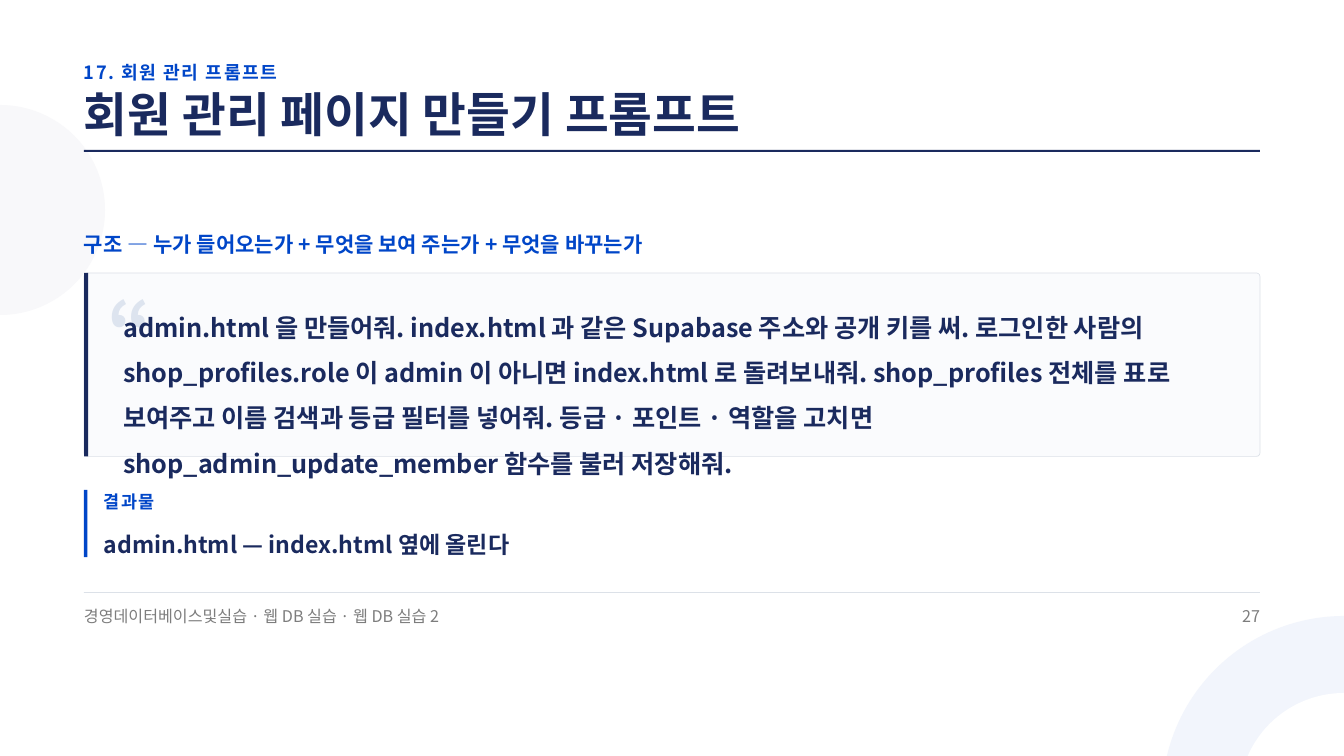
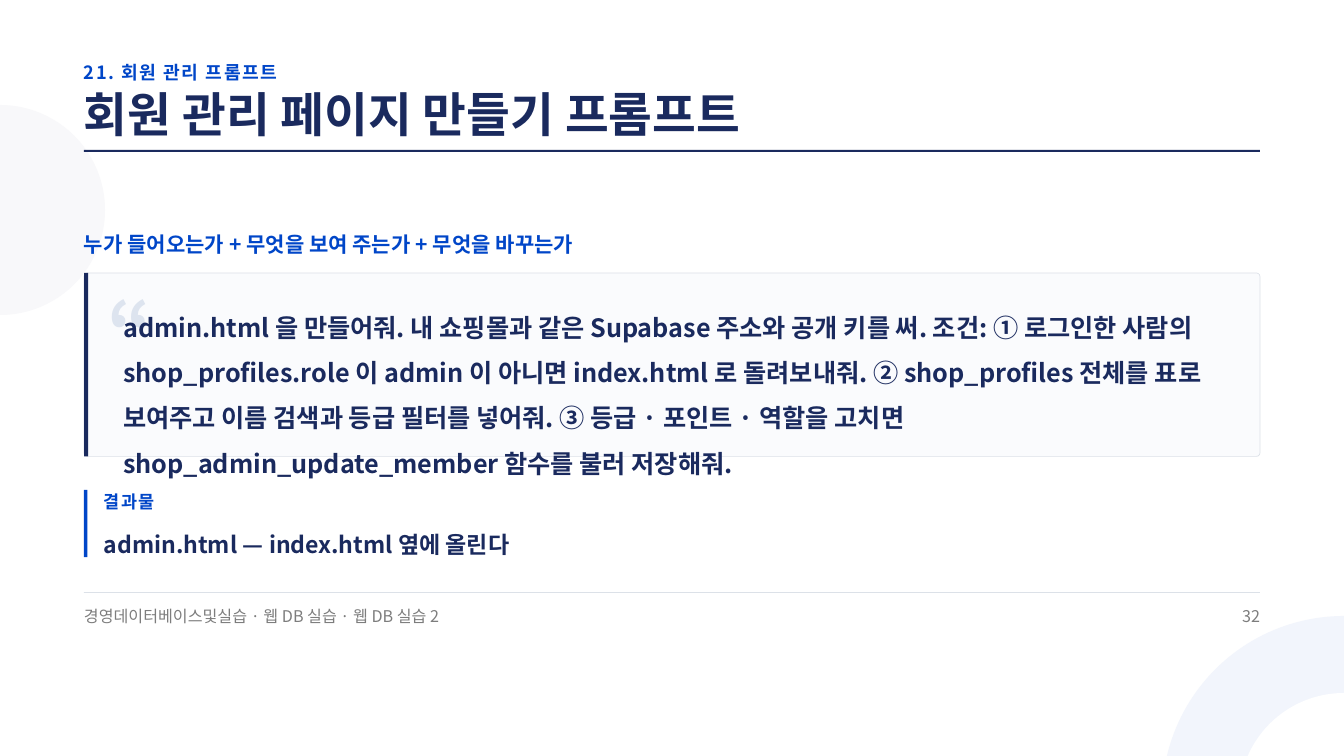
Before and after one commit to jungaistar/materials, a slide deck: slide 32 of koreatech-db/webdb/웹DB실습2_Supabase로_쇼핑몰에_DB_연결하기.pptx (slide 27 before the commit). Drawn at 1344x756 pixels with LibreOffice and Linux fonts; fonts in the diff are those of the drawing. Boxes give left, top, right and bottom in pixels: in the first picture for what was removed or moved away, otherwise in the second. Text is boxed around its words. In the diff, an @@ line names an element or a change of style, - is before the commit and + after.

Commit message:
koreatech-db 웹 DB 실습 강의안(그림 · 프롬프트 · 웹 구조 보강): 웹DB실습2_Supabase로_쇼핑몰에_DB_연결하기.pptx

```diff
--- a/koreatech-db/webdb/웹DB실습2_Supabase로_쇼핑몰에_DB_연결하기.pptx
+++ b/koreatech-db/webdb/웹DB실습2_Supabase로_쇼핑몰에_DB_연결하기.pptx
@@ text at [84,63,278,81]: text changed @@
-17. 회원 관리 프롬프트
+21. 회원 관리 프롬프트
@@ text at [84,234,573,254]: text changed @@
-구조 — 누가 들어오는가 + 무엇을 보여 주는가 + 무엇을 바꾸는가
+누가 들어오는가 + 무엇을 보여 주는가 + 무엇을 바꾸는가
@@ text at [123,315,1201,479]: text changed @@
-admin.html 을 만들어줘. index.html 과 같은 Supabase 주소와 공개 키를 써. 로그인한 사람의 shop_profiles.role 이 admin 이 아니면 index.html 로 돌려보내줘. shop_profiles 전체를 표로 보여주고 이름 검색과 등급 필터를 넣어줘. 등급 · 포인트 · 역할을 고치면 shop_admin_update_member 함수를 불러 저장해줘.
+admin.html 을 만들어줘. 내 쇼핑몰과 같은 Supabase 주소와 공개 키를 써. 조건: ① 로그인한 사람의 shop_profiles.role 이 admin 이 아니면 index.html 로 돌려보내줘. ② shop_profiles 전체를 표로 보여주고 이름 검색과 등급 필터를 넣어줘. ③ 등급 · 포인트 · 역할을 고치면 shop_admin_update_member 함수를 불러 저장해줘.
@@ text at [1242,610,1260,622]: text changed @@
-27
+32
```
Also in this commit, not shown: 29 other slides changed, 5 slides added.
